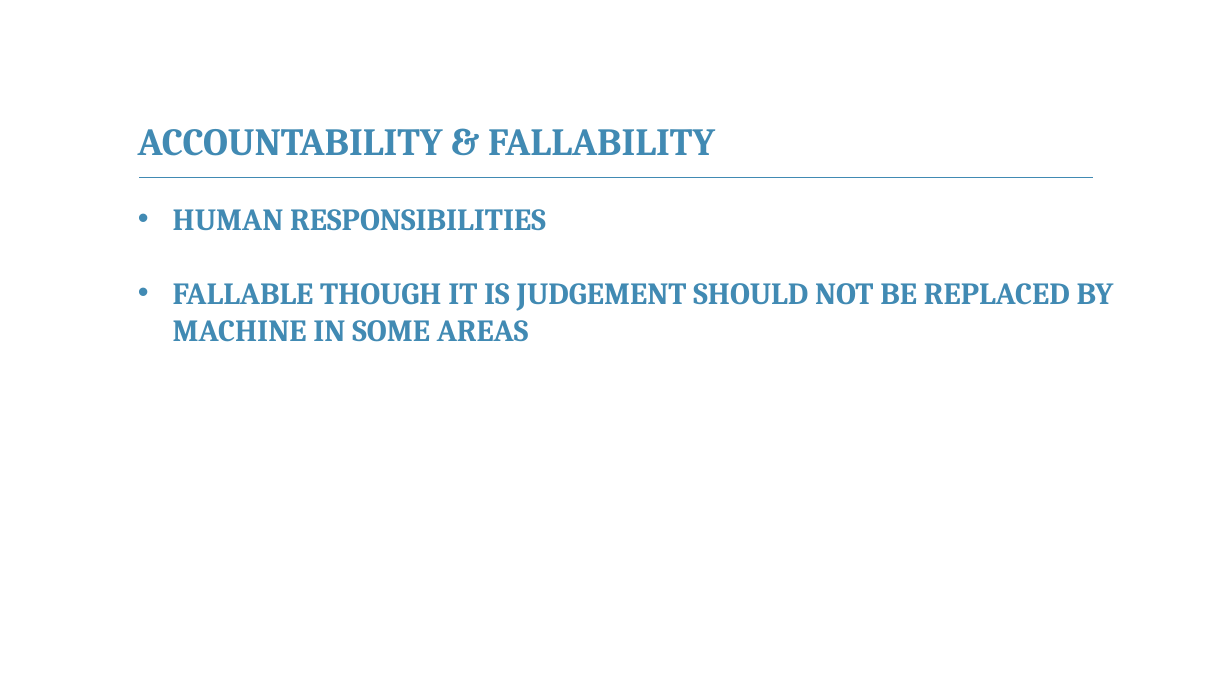
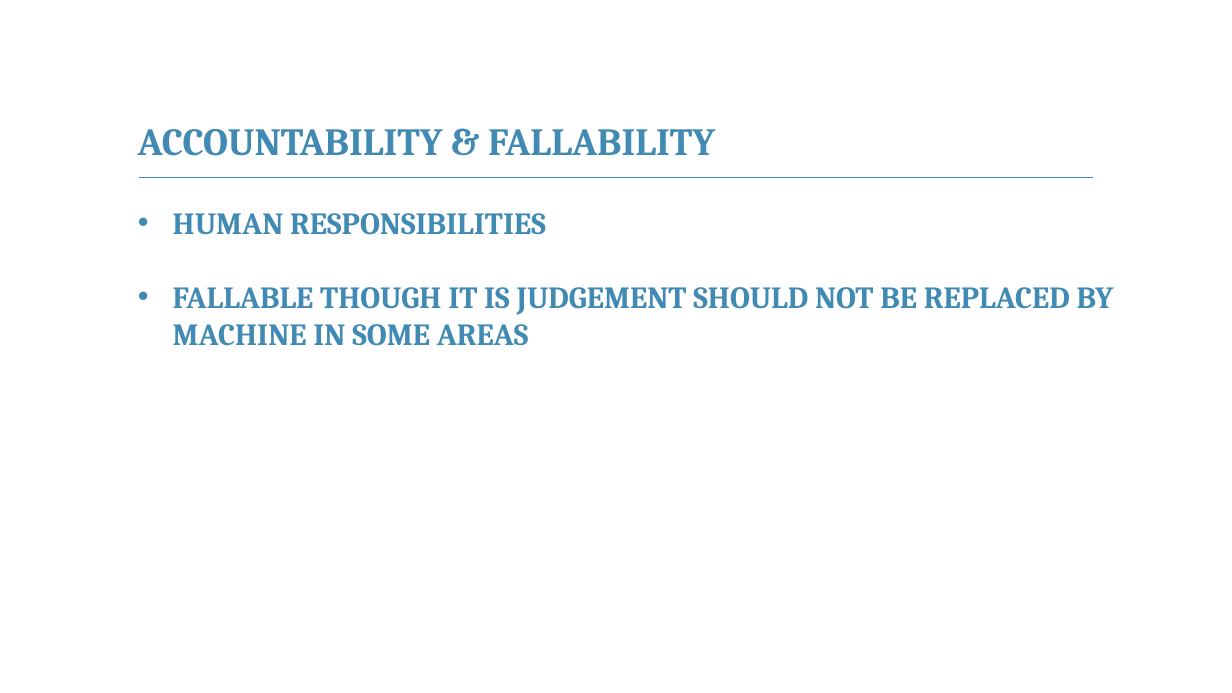
Before and after one commit to franckalbinet/itu-eaco-zanzibar-12-2018, a slide deck: slide 15 of presentations/session-6-ethics-of-ai.pptx. Drawn at 1232x693 pixels with LibreOffice and Linux fonts; fonts in the diff are those of the drawing; background and template pictures are left out. Boxes give left, top, right and bottom in pixels: in the first picture for what was removed or moved away, otherwise in the second. Text is boxed around its words. In the diff, an @@ line names an element or a change of style, - is before the commit and + after.

```diff
--- a/presentations/session-6-ethics-of-ai.pptx
+++ b/presentations/session-6-ethics-of-ai.pptx
@@ text "HUMAN RESPONSIBILITIES": place and size @@
-text "HUMAN RESPONSIBILITIES" at box(173, 209, 1114, 342)
+text "HUMAN RESPONSIBILITIES" at box(173, 213, 1114, 346)
```
Also in this commit, not shown: 4 other slides changed, 13 other files.
